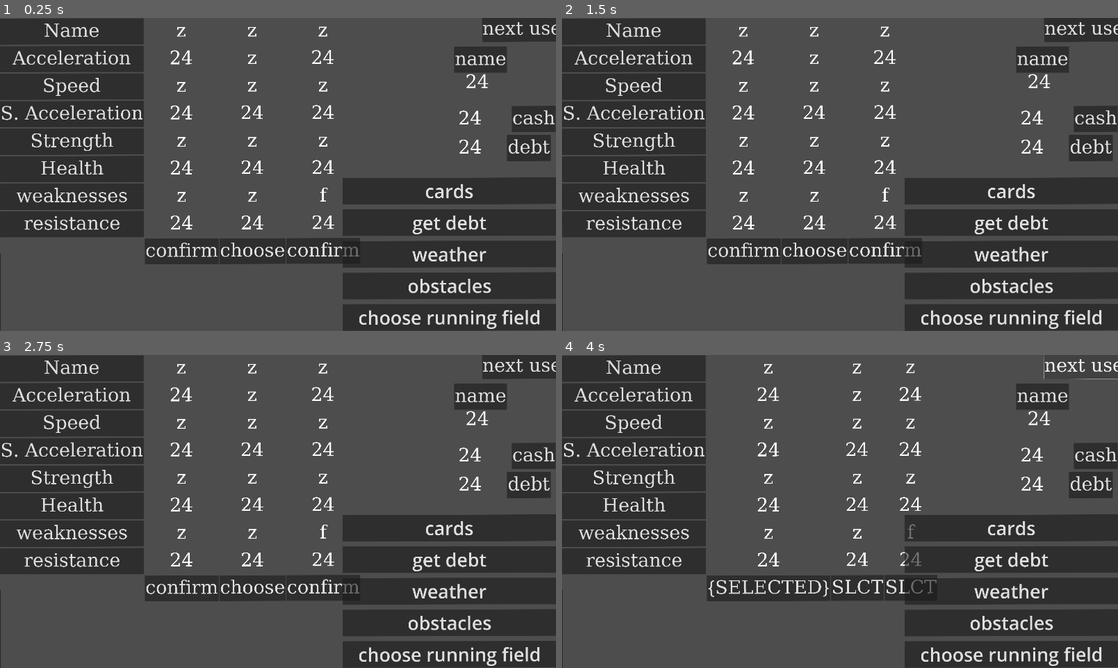
Above: before the commit, frames 1-4 (two rows, left to right).
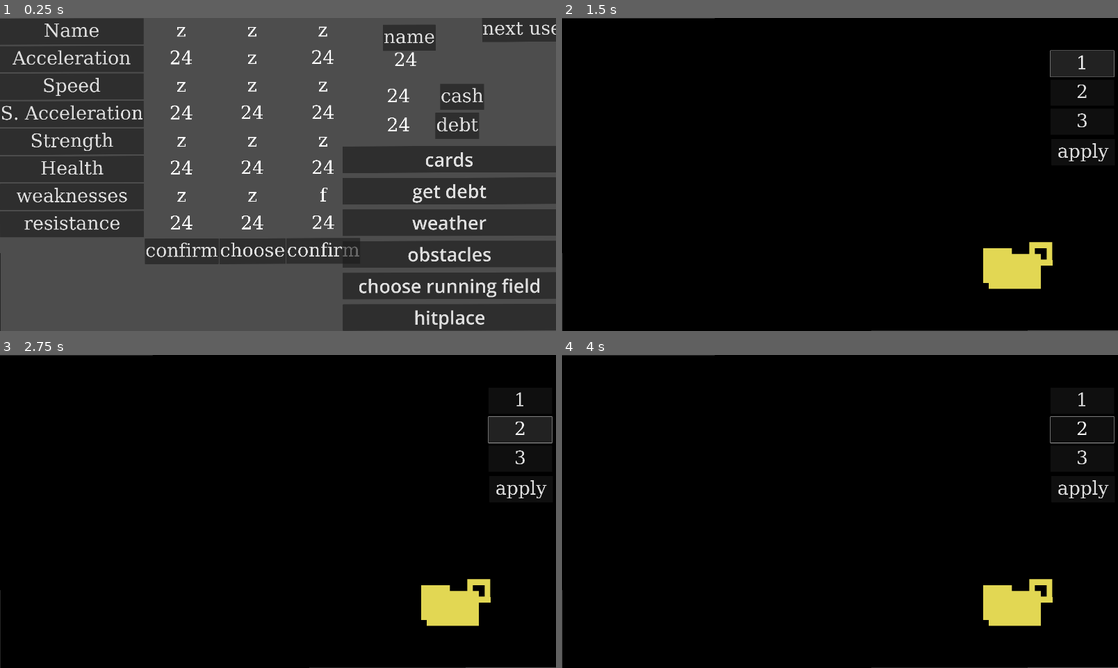
Above: after the commit, the same moments.

Repository: FormerlyWD/squibble_race
Game: Godot game, scene res://scenes/gamble_menu.tscn
Same seed, same stepped clock (60 frames per second), same inputs: the game is played once before the commit and once after it. This scene is started directly instead of the project's main scene.
Inputs (mouse positions are in pixels of both pictures, inside the frame that each line leads up to):
- Up to frame 1 (0.25 s): no input
- Up to frame 2 (1.5 s): click (1012, 318) at 0.5 s, where only the run after the commit has a clickable "hitplace"; click (1084, 64) at 1.25 s, where only the run after the commit has a clickable "1"
- Up to frame 3 (2.75 s): click (522, 430) at 2 s, where only the run after the commit has a clickable "2"
- Up to frame 4 (4 s): click (745, 589) at 2.75 s, where only the run before the commit has a clickable "confirm"; click (1090, 367) at 3.5 s, where only the run before the commit has a clickable "next user"

The runs differ from the first frame. In frame 1, 9.0% of the frame differs, in the area x 61-100%, y 2-100%; in frame 2, 100%; in frame 3, 100%; in frame 4, 100%, in the area x 0-100%, y 0-100%.
Error in both runs: Out of bounds get index '0' (on base: 'Array') (res://scenes/runner_specification.gd:3)

Commit message:
progress for the asssasination shop

Diff:
--- a/data/users/global/item_procession.gd
+++ b/data/users/global/item_procession.gd
@@ -11,12 +11,9 @@
 			match item_process["item_type"]:
 				"obstacle":
 					ref.spawn_obstacles.spawn_unique_obstacle(item_process["item_data"], item_process["applied_runner"])
+
 			on_simulation_procession_list.erase(item_process)
 func post_shop_procession():
 	for item_process in post_shop_procession_list:
-			match item_process["item_type"]:
-				"power_card":
-					item_type_to_dedicated_shop["power_card"].apply_effect(item_process)
-				"climate_token":
-					item_type_to_dedicated_shop["climate_token"].apply_effect(item_process)
+			item_type_to_dedicated_shop[item_process["item_type"]].apply_effect(item_process)
 			post_shop_procession_list.erase(item_process)
--- a/objects/obstacle.gd
+++ b/objects/obstacle.gd
@@ -1,7 +1,7 @@
 extends CharacterBody2D
 
 @export var strength:int = 3
-@export var damage:int = 3
+@export var damage:int = 0
 @export var fragile:bool = false
 @export var effect:Dictionary = {
 
--- a/runner/spawn_runner.gd
+++ b/runner/spawn_runner.gd
@@ -148,6 +148,7 @@
 	}
 	stat_format["appearance_data"] = {}
 	stat_format["sensitivity"] = 1.5
+	stat_format["body_state"] = "alive"
 	stat_format["runner_name"] = runner_name
 	stat_format["variance"] = variance
 	stat_format["power_grade"] = power_grade
--- a/scenes/gamble_menu.gd
+++ b/scenes/gamble_menu.gd
@@ -8,7 +8,8 @@
 	"power_card":$all_shop_sections/power_card_shop,
 	"obstacle":$all_shop_sections/obstacle_shop,
 	"climate_token":$all_shop_sections/climate_token_shop,
-	"bank":$all_shop_sections/bank
+	"bank":$all_shop_sections/bank,
+	"assasination":$all_shop_sections/assasination_shop
 }
 
 
@@ -23,9 +24,10 @@
 	%data_table.generate_dictionary()
 	%field_data_table.generate_dictionary()
 	item_type_to_dedicated_shop["bank"].update_count()
-	item_type_to_dedicated_shop["power_card"].reset(3)
+	item_type_to_dedicated_shop["power_card"].reset()
 	item_type_to_dedicated_shop["climate_token"].reset()
 	item_type_to_dedicated_shop["obstacle"].reset()
+	item_type_to_dedicated_shop["assasination"].reset()
 func parsed_all_users():
 
 	user_data.procession.post_shop_procession()
@@ -98,6 +100,8 @@
 			item_properties["image"] = user_data.user_mouse.hovered_item.base_sprite.texture
 
 			put_general_actions_in_queue(user_data.QueueState.SIMULATION,hovered_item.item_type,hovered_item.item_name, item_properties)
+		"assasination":
+			put_general_actions_in_queue(user_data.QueueState.POST_SHOP,hovered_item.item_type,hovered_item.item_name)
 
 func put_general_actions_in_queue(
 	queue_state:user_data.QueueState,
--- a/scenes/gamble_menu.tscn
+++ b/scenes/gamble_menu.tscn
@@ -8,6 +8,7 @@
 [ext_resource type="Script" path="res://scenes/next_scene_to_field.gd" id="4_m0162"]
 [ext_resource type="Script" path="res://scenes/next_scene.gd" id="5_pvkbt"]
 [ext_resource type="Script" path="res://scenes/field_data_table.gd" id="6_1sc1i"]
+[ext_resource type="PackedScene" uid="uid://dwisdj1b546bu" path="res://shop_sections/assasination/assasination_shop.tscn" id="6_23o3x"]
 [ext_resource type="Script" path="res://shop_sections/button_scripts/go_to_loan.gd" id="7_352m5"]
 [ext_resource type="Script" path="res://scenes/confirm_selection.gd" id="7_bac6e"]
 [ext_resource type="PackedScene" uid="uid://drynghjlg35py" path="res://shop_sections/loan_shop.tscn" id="7_nuigq"]
@@ -352,6 +353,9 @@
 [node name="climate_token_shop" parent="all_shop_sections" instance=ExtResource("15_fxs43")]
 position = Vector2(-7680, 0)
 
+[node name="assasination_shop" parent="all_shop_sections" instance=ExtResource("6_23o3x")]
+position = Vector2(-9598.02, -0.359616)
+
 [node name="runner_ui" type="Control" parent="."]
 unique_name_in_owner = true
 custom_minimum_size = Vector2(24.96, 0)
@@ -1092,10 +1096,10 @@
 [node name="Button9" type="Button" parent="user_data_panel"]
 texture_filter = 1
 custom_minimum_size = Vector2(0, 180)
-offset_left = 136.549
-offset_top = 204.757
-offset_right = 439.549
-offset_bottom = 384.757
+offset_left = -110.281
+offset_top = 128.208
+offset_right = 192.719
+offset_bottom = 308.208
 scale = Vector2(0.5, 0.5)
 theme_override_fonts/font = SubResource("FontFile_18sb1")
 theme_override_font_sizes/font_size = 128
@@ -1104,10 +1108,10 @@
 [node name="Button10" type="Button" parent="user_data_panel"]
 texture_filter = 1
 custom_minimum_size = Vector2(0, 180)
-offset_left = 153.549
-offset_top = 104.757
-offset_right = 412.549
-offset_bottom = 284.757
+offset_left = -93.2812
+offset_top = 28.2076
+offset_right = 165.719
+offset_bottom = 208.208
 scale = Vector2(0.5, 0.5)
 theme_override_fonts/font = SubResource("FontFile_18sb1")
 theme_override_font_sizes/font_size = 128
@@ -1116,10 +1120,10 @@
 [node name="Button11" type="Button" parent="user_data_panel"]
 texture_filter = 1
 custom_minimum_size = Vector2(0, 180)
-offset_left = -43.5108
-offset_top = -99.6113
-offset_right = 279.489
-offset_bottom = 80.3887
+offset_left = -290.341
+offset_top = -176.161
+offset_right = 32.6589
+offset_bottom = 3.83926
 scale = Vector2(0.5, 0.5)
 theme_override_fonts/font = SubResource("FontFile_18sb1")
 theme_override_font_sizes/font_size = 128
@@ -1128,10 +1132,10 @@
 [node name="cash" type="Label" parent="user_data_panel"]
 texture_filter = 1
 custom_minimum_size = Vector2(65.495, 180)
-offset_left = -130.966
-offset_top = 104.757
-offset_right = 435.034
-offset_bottom = 284.757
+offset_left = -377.796
+offset_top = 28.2076
+offset_right = 188.204
+offset_bottom = 208.208
 scale = Vector2(0.5, 0.5)
 theme_override_fonts/font = SubResource("FontFile_ofh5l")
 theme_override_font_sizes/font_size = 128
@@ -1143,10 +1147,10 @@
 [node name="debt" type="Label" parent="user_data_panel"]
 texture_filter = 1
 custom_minimum_size = Vector2(65.495, 180)
-offset_left = -130.966
-offset_top = 204.757
-offset_right = 435.034
-offset_bottom = 384.757
+offset_left = -377.796
+offset_top = 128.208
+offset_right = 188.204
+offset_bottom = 308.208
 scale = Vector2(0.5, 0.5)
 theme_override_fonts/font = SubResource("FontFile_ofh5l")
 theme_override_font_sizes/font_size = 128
@@ -1158,10 +1162,10 @@
 [node name="name" type="Label" parent="user_data_panel"]
 texture_filter = 1
 custom_minimum_size = Vector2(65.495, 180)
-offset_left = -105.686
-offset_top = -20.7494
-offset_right = 460.314
-offset_bottom = 159.251
+offset_left = -352.516
+offset_top = -97.2988
+offset_right = 213.484
+offset_bottom = 82.7012
 scale = Vector2(0.5, 0.5)
 theme_override_fonts/font = SubResource("FontFile_ofh5l")
 theme_override_font_sizes/font_size = 128
@@ -1227,6 +1231,13 @@
 theme_override_font_sizes/font_size = 128
 text = "choose running field"
 script = ExtResource("4_m0162")
+
+[node name="go_to_location5" type="Button" parent="all_buttons/naming"]
+layout_mode = 2
+theme_override_font_sizes/font_size = 128
+text = "hitplace"
+script = ExtResource("7_352m5")
+shop_name = "assasination"
 
 [connection signal="pressed" from="runner_ui/runner_data/data_table/1/confirm" to="runner_ui/runner_data/data_table/1/confirm" method="_on_pressed"]
 [connection signal="pressed" from="runner_ui/runner_data/data_table/2/confirm" to="runner_ui/runner_data/data_table/2/confirm" method="_on_pressed"]
@@ -1245,3 +1256,4 @@
 [connection signal="pressed" from="all_buttons/naming/go_to_location3" to="all_buttons/naming/go_to_location3" method="_on_pressed"]
 [connection signal="pressed" from="all_buttons/naming/go_to_location4" to="all_buttons/naming/go_to_location4" method="_on_pressed"]
 [connection signal="pressed" from="all_buttons/naming/next_scene_to_field" to="all_buttons/naming/next_scene_to_field" method="_on_pressed"]
+[connection signal="pressed" from="all_buttons/naming/go_to_location5" to="all_buttons/naming/go_to_location5" method="_on_pressed"]
--- a/scenes/spawn_node.gd
+++ b/scenes/spawn_node.gd
@@ -120,7 +120,10 @@
 		for runner_count in range(3):
 			var new_runner:CharacterBody2D = runner_ref.instantiate()
 			var runner_stats:Dictionary = runner_info.runner_pool[runner_info.chosen_runners[runner_count]].duplicate()
+			if runner_stats["body_state"] == "dead":
+				return
 			new_runner.apply_stats(runner_stats)
+
 			new_runner.start_moving()
 			%all_runners.add_child(new_runner)
 
--- /dev/null
+++ b/shop_sections/assasination/assasination_shop.gd
@@ -0,0 +1,68 @@
+extends Node
+
+@onready var bullet_pool_file:String = "res://shop_sections/assasination/bullet_pool/"
+@onready var bullet_collection:PackedScene = preload("res://shop_sections/assasination/bullet_collection.tscn")
+@onready var item_type:String = "assasination"
+@onready var hit_service_pool = {
+		"Low dmg": {
+			"base_chance":450,
+			"division_modifier":1,
+			"health_depletion":2
+		}
+	}
+@onready var hit_service_name_to_data = {
+
+	}
+
+
+
+func reset():
+	get_child(-1).queue_free()
+	var new_collection:Node2D = bullet_collection.instantiate()
+	add_child(new_collection)
+	apply_automatic_data_for_all_bullets()
+
+
+func apply_automatic_data_for_all_bullets():
+	var children_array:Array[Node] = get_child(-1).get_children()
+	for bullet in children_array:
+		print("is this looping?")
+		var specified_bullet:item = bullet
+		var rng_range_data:Dictionary = hit_service_pool[specified_bullet.item_name]
+		specified_bullet.is_description_dynamic = true
+		specified_bullet.dynamic_description_scriptholder = self
+
+		specified_bullet.item_type = item_type
+
+
+
+func generate_description(item_name:String) -> String:
+	var rng_range_data:Dictionary = hit_service_pool[item_name]
+	return "selected runner is" + %runner_specification.selected_runner
+
+func put_bullet_in_queue(from:int,to:int,divider:int):
+	pass
+
+func calculate_chance(percentage:float) -> bool:
+	var random_num:int = randi_range(0,100)
+	if percentage > random_num:
+		return true
+	return false
+func apply_effect(item_data:Dictionary):
+	var health_chance_data:Dictionary =  hit_service_pool[item_data["item_name"]]
+	var runner_ref:Dictionary = runner_info.runner_pool[item_data["applied_runner"]]
+
+
+	runner_ref["health"] -= health_chance_data["health_depletion"]
+	if runner_ref["health"] <= 0:
+		runner_ref["health"] = 0
+		runner_ref["body_state"] = "dead"
+		print("already dead")
+		return
+	var hit_percentage_chance:float= health_chance_data["base_chance"]/(runner_ref["health"]*health_chance_data["division_modifier"])
+
+
+	if calculate_chance(hit_percentage_chance):
+		runner_ref["health"] = 0
+		runner_ref["body_state"] = "dead"
+		return
--- /dev/null
+++ b/shop_sections/assasination/assasination_shop.tscn
@@ -0,0 +1,52 @@
+[gd_scene load_steps=6 format=3 uid="uid://dwisdj1b546bu"]
+
+[ext_resource type="Script" path="res://shop_sections/assasination/assasination_shop.gd" id="1_tur1a"]
+[ext_resource type="Texture2D" uid="uid://cd18qar2173yr" path="res://art/shops/Sprite-0001.png" id="2_1ik27"]
+[ext_resource type="PackedScene" uid="uid://lmy6wiycgiha" path="res://shop_sections/assasination/bullet_collection.tscn" id="4_3uvuu"]
+
+[sub_resource type="FontFile" id="FontFile_ufmqj"]
+subpixel_positioning = 0
+msdf_pixel_range = 14
+msdf_size = 128
+cache/0/16/0/ascent = 0.0
+cache/0/16/0/descent = 0.0
+cache/0/16/0/underline_position = 0.0
+cache/0/16/0/underline_thickness = 0.0
+cache/0/16/0/scale = 1.0
+cache/0/128/0/ascent = 0.0
+cache/0/128/0/descent = 0.0
+cache/0/128/0/underline_position = 0.0
+cache/0/128/0/underline_thickness = 0.0
+cache/0/128/0/scale = 1.0
+
+[sub_resource type="LabelSettings" id="LabelSettings_4hkf5"]
+font_size = 128
+outline_color = Color(0, 0, 0, 1)
+
+[node name="assasination_shop" type="Node2D"]
+scale = Vector2(20, 20)
+script = ExtResource("1_tur1a")
+
+[node name="silhouette2" type="Sprite2D" parent="."]
+modulate = Color(0, 0, 0, 1)
+texture = ExtResource("2_1ik27")
+metadata/_edit_lock_ = true
+
+[node name="Label6" type="Label" parent="."]
+texture_filter = 1
+custom_minimum_size = Vector2(0, 180)
+offset_left = -835.0
+offset_top = -473.0
+offset_right = -88.0
+offset_bottom = -293.0
+scale = Vector2(0.5, 0.5)
+theme_override_fonts/font = SubResource("FontFile_ufmqj")
+theme_override_font_sizes/font_size = 128
+text = "Choose bullet:"
+label_settings = SubResource("LabelSettings_4hkf5")
+horizontal_alignment = 1
+vertical_alignment = 1
+metadata/_edit_lock_ = true
+
+[node name="bullet_collection" parent="." instance=ExtResource("4_3uvuu")]
+scale = Vector2(1, 1)
--- /dev/null
+++ b/shop_sections/assasination/bullet_collection.tscn
@@ -0,0 +1,26 @@
+[gd_scene load_steps=2 format=3 uid="uid://lmy6wiycgiha"]
+
+[ext_resource type="PackedScene" uid="uid://jq4fjdr0imvr" path="res://shop_sections/items/base_item.tscn" id="1_oe8c6"]
+
+[node name="bullet_collection" type="Node2D"]
+
+[node name="item" parent="." instance=ExtResource("1_oe8c6")]
+position = Vector2(29.65, 13.8)
+item_name = "Low dmg"
+
+[node name="item_sprite" parent="item" index="0"]
+metadata/_edit_lock_ = true
+
+[node name="popup_detect" parent="item" index="1"]
+metadata/_edit_lock_ = true
+
+[node name="CollisionShape2D" parent="item/popup_detect" index="0"]
+metadata/_edit_lock_ = true
+
+[node name="initial_pos" parent="item/popup_detect" index="1"]
+metadata/_edit_lock_ = true
+
+[node name="final_pos" parent="item/popup_detect" index="2"]
+metadata/_edit_lock_ = true
+
+[editable path="item"]
--- /dev/null
+++ b/shop_sections/assasination/bullet_format.gd
@@ -0,0 +1,6 @@
+extends Node
+class_name bullet_format
+
+@export var from:int
+@export var to:int
+@export var divider:int = 1
--- a/shop_sections/assasination_shop.tscn
+++ /dev/null
@@ -1,90 +0,0 @@
-[gd_scene load_steps=7 format=3 uid="uid://dwisdj1b546bu"]
-
-[ext_resource type="Script" path="res://shop_sections/button_scripts/loan_shop.gd" id="1_lcho3"]
-[ext_resource type="Texture2D" uid="uid://cd18qar2173yr" path="res://art/shops/Sprite-0001.png" id="2_g7m6l"]
-[ext_resource type="Script" path="res://shop_sections/button_scripts/hit.gd" id="3_dhgmy"]
-
-[sub_resource type="FontFile" id="FontFile_ufmqj"]
-subpixel_positioning = 0
-msdf_pixel_range = 14
-msdf_size = 128
-cache/0/16/0/ascent = 0.0
-cache/0/16/0/descent = 0.0
-cache/0/16/0/underline_position = 0.0
-cache/0/16/0/underline_thickness = 0.0
-cache/0/16/0/scale = 1.0
-cache/0/128/0/ascent = 0.0
-cache/0/128/0/descent = 0.0
-cache/0/128/0/underline_position = 0.0
-cache/0/128/0/underline_thickness = 0.0
-cache/0/128/0/scale = 1.0
-
-[sub_resource type="LabelSettings" id="LabelSettings_4hkf5"]
-font_size = 128
-outline_color = Color(0, 0, 0, 1)
-
-[sub_resource type="FontFile" id="FontFile_8ud1m"]
-subpixel_positioning = 0
-msdf_pixel_range = 14
-msdf_size = 128
-cache/0/16/0/ascent = 0.0
-cache/0/16/0/descent = 0.0
-cache/0/16/0/underline_position = 0.0
-cache/0/16/0/underline_thickness = 0.0
-cache/0/16/0/scale = 1.0
-cache/0/128/0/ascent = 0.0
-cache/0/128/0/descent = 0.0
-cache/0/128/0/underline_position = 0.0
-cache/0/128/0/underline_thickness = 0.0
-cache/0/128/0/scale = 1.0
-
-[node name="LoanShop" type="Node2D"]
-script = ExtResource("1_lcho3")
-
-[node name="silhouette2" type="Sprite2D" parent="."]
-modulate = Color(0, 0, 0, 1)
-scale = Vector2(20, 20)
-texture = ExtResource("2_g7m6l")
-
-[node name="Label6" type="Label" parent="."]
-texture_filter = 1
-custom_minimum_size = Vector2(0, 180)
-offset_left = -835.0
-offset_top = -473.0
-offset_right = -88.0
-offset_bottom = -293.0
-scale = Vector2(0.5, 0.5)
-theme_override_fonts/font = SubResource("FontFile_ufmqj")
-theme_override_font_sizes/font_size = 128
-text = "Choose bullet:"
-label_settings = SubResource("LabelSettings_4hkf5")
-horizontal_alignment = 1
-vertical_alignment = 1
-
-[node name="hit" type="Button" parent="."]
-texture_filter = 1
-custom_minimum_size = Vector2(0, 150.353)
-offset_left = -834.0
-offset_top = -372.0
-offset_right = -123.0
-offset_bottom = -192.0
-scale = Vector2(0.5, 0.5)
-theme_override_fonts/font = SubResource("FontFile_8ud1m")
-theme_override_font_sizes/font_size = 128
-text = "0~10"
-script = ExtResource("3_dhgmy")
-
-[node name="hit2" type="Button" parent="."]
-texture_filter = 1
-custom_minimum_size = Vector2(0, 150.353)
-offset_left = -838.0
-offset_top = -262.0
-offset_right = -127.0
-offset_bottom = -82.0
-scale = Vector2(0.5, 0.5)
-theme_override_fonts/font = SubResource("FontFile_8ud1m")
-theme_override_font_sizes/font_size = 128
-text = "0~15"
-
-[connection signal="pressed" from="hit" to="hit" method="_on_pressed"]
-[connection signal="pressed" from="hit2" to="hit2" method="_on_pressed"]
--- a/shop_sections/button_scripts/loan_shop.gd
+++ b/shop_sections/button_scripts/loan_shop.gd
@@ -1,16 +1,9 @@
 extends Node2D
 
 
-@onready var hit_service_name_to_data = {
+@onready var item_type:String = "bank"
 
-	}
+
 func update_count():
 	$"get loan".update_count()
 	%user_data_panel.format_panel()
-
-func put_bullet_in_queue(from:int,to:int,divider:int):
-	pass
-
-
-func apply_effect(bullet_name:String, applied_runner:String):
-	var runner_ref:Dictionary = runner_info.runner_pool[applied_runner]
--- a/shop_sections/items/base_item.gd
+++ b/shop_sections/items/base_item.gd
@@ -4,8 +4,37 @@
 @onready var base_sprite:Sprite2D = $item_sprite
 @onready var initial_pos:Node2D = $popup_detect/initial_pos
 @onready var final_pos:Node2D = $popup_detect/final_pos
+
+
+@onready var is_hovering:bool = false
+
+@onready var initial_popup_position:float
+@onready var final_popup_position:float
+@export var animation_speed:float = 0.5
+@export var hide_animation_speed:float = 0.25
+
+@export var animation_type:Tween.TransitionType
+var visibillity_tween:Tween
+var position_tween:Tween
+
 func delete():
 	popup.popup_fade_out(initial_pos,final_pos)
 	queue_free()
 func _ready() -> void:
 	pass
+
+
+func _on_popup_detect_mouse_exited() -> void:
+	if not user_data.user_mouse.hovered_item ==  self:
+		return
+	user_data.user_mouse.hovered_item = null
+	popup.popup_fade_out(initial_pos,final_pos)
+
+
+func _on_popup_detect_mouse_entered() -> void:
+	if not user_data.user_mouse.hovered_item == null:
+			return
+	if is_description_dynamic:
+		description = dynamic_description_scriptholder.generate_description(item_name)
+	user_data.user_mouse.hovered_item = self
+	popup.popup_fade_in(initial_pos,final_pos)
--- a/shop_sections/items/base_item.tscn
+++ b/shop_sections/items/base_item.tscn
@@ -15,7 +15,6 @@
 
 [node name="popup_detect" type="Area2D" parent="."]
 script = ExtResource("3_sv7qq")
-animation_type = 6
 
 [node name="CollisionShape2D" type="CollisionShape2D" parent="popup_detect"]
 shape = SubResource("CircleShape2D_f30m3")
@@ -26,5 +25,5 @@
 [node name="final_pos" type="Node2D" parent="popup_detect"]
 position = Vector2(0, -10.82)
 
-[connection signal="mouse_entered" from="popup_detect" to="popup_detect" method="_on_mouse_entered"]
-[connection signal="mouse_exited" from="popup_detect" to="popup_detect" method="_on_mouse_exited"]
+[connection signal="mouse_entered" from="popup_detect" to="." method="_on_popup_detect_mouse_entered"]
+[connection signal="mouse_exited" from="popup_detect" to="." method="_on_popup_detect_mouse_exited"]
--- a/shop_sections/items/item_class.gd
+++ b/shop_sections/items/item_class.gd
@@ -7,4 +7,6 @@
 @export var item_type:String
 @export var is_item_auto_data:bool
 @export var item_data:Dictionary
+@export var is_description_dynamic:bool
+@export var dynamic_description_scriptholder:Node
 @export var item_price:int = 0
--- a/shop_sections/items/poup_detect.gd
+++ b/shop_sections/items/poup_detect.gd
@@ -1,24 +1 @@
 extends Area2D
-@onready var is_hovering:bool = false
-
-@onready var initial_popup_position:float
-@onready var final_popup_position:float
-@export var animation_speed:float = 0.5
-@export var hide_animation_speed:float = 0.25
-
-@export var animation_type:Tween.TransitionType
-var visibillity_tween:Tween
-var position_tween:Tween
-func _on_mouse_entered() -> void:
-	if not user_data.user_mouse.hovered_item == null:
-			return
-	user_data.user_mouse.hovered_item = $".."
-	popup.popup_fade_in($initial_pos,$final_pos)
-
-
-
-func _on_mouse_exited() -> void:
-	if not user_data.user_mouse.hovered_item ==  $"..":
-		return
-	user_data.user_mouse.hovered_item = null
-	popup.popup_fade_out($initial_pos,$final_pos)
--- a/shop_sections/powercard/items (powercards)/base_powercard.tscn
+++ b/shop_sections/powercard/items (powercards)/base_powercard.tscn
@@ -15,7 +15,6 @@
 
 [node name="popup_detect" type="Area2D" parent="."]
 script = ExtResource("3_bjsww")
-animation_type = 6
 
 [node name="CollisionShape2D" type="CollisionShape2D" parent="popup_detect"]
 shape = SubResource("RectangleShape2D_jsc8i")
@@ -26,5 +25,5 @@
 [node name="final_pos" type="Node2D" parent="popup_detect"]
 position = Vector2(0, -15)
 
-[connection signal="mouse_entered" from="popup_detect" to="popup_detect" method="_on_mouse_entered"]
-[connection signal="mouse_exited" from="popup_detect" to="popup_detect" method="_on_mouse_exited"]
+[connection signal="mouse_entered" from="popup_detect" to="." method="_on_popup_detect_mouse_entered"]
+[connection signal="mouse_exited" from="popup_detect" to="." method="_on_popup_detect_mouse_exited"]
--- a/shop_sections/powercard/power_cards_shop.gd
+++ b/shop_sections/powercard/power_cards_shop.gd
@@ -3,6 +3,7 @@
 
 @onready var base_powercard_ref:PackedScene = preload("res://shop_sections/powercard/items (powercards)/base_powercard.tscn")
 
+@onready var default_card_amount:int
 
 @onready var powercard_pool_file:String = "res://shop_sections/powercard/items (powercards)/item_pool/"
 @onready var powercard_format_name_to_path:Dictionary
@@ -22,8 +23,8 @@
 
 func _ready() -> void:
 	extract_data_from_all_format_powercards(powercard_pool_file)
-	select_cards_from_pool(3)
-	reset(3)
+	select_cards_from_pool()
+	reset()
 
 func extract_all_cards_to_pool():
 	pass
@@ -50,14 +51,14 @@
 	empty_dictionary["stat_change_value"] = powercard_format_ref.stat_change_value
 	empty_dictionary["image"] = powercard_format_ref.image
 	return empty_dictionary
-func select_cards_from_pool(amount:int):
+func select_cards_from_pool(amount:int = default_card_amount):
 	var card_pool_names:Array = item_pool.keys()
 	if card_pool_names.size() < amount:
 		for excess_count in amount-card_pool_names.size():
 			card_pool_names.append(card_pool_names[0])
 
 	chosen_items = card_pool_names
-func reset(card_amount:int):
+func reset(card_amount:int = default_card_amount):
 	for already_initiated_cards in $all_cards.get_children():
 		already_initiated_cards.queue_free()
 
@@ -87,11 +88,13 @@
 	powercard.item_path = powercard.get_path()
 	powercard.item_type = item_type
 	powercard.scale = settings.menu_pixel_scale*Vector2.ONE
-	powercard.description = generate_description(item_dict)
+	powercard.dynamic_description_scriptholder = self
+	powercard.is_description_dynamic = true
 	powercard.item_name = item_name
 	powercard.position = pos
 
-func generate_description(item_dict:Dictionary) -> String:
+func generate_description(item_name:String) -> String:
+	var item_dict:Dictionary = item_pool[item_name]
 	if item_dict["stat_change_type"] == "%":
 		return "+" + item_dict["stat_change_type"] + str(item_dict["stat_change_value"]) + " " + item_dict["applied_stat"]
 
Not shown: 1 places in scenes/gamble_menu.tscn that only renumber resources
